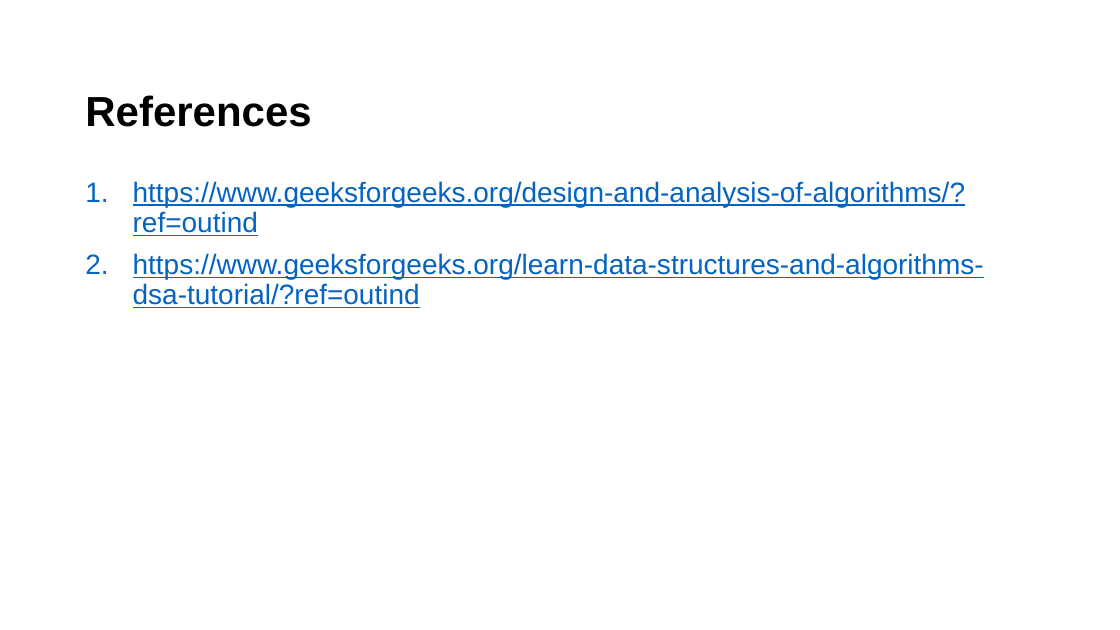
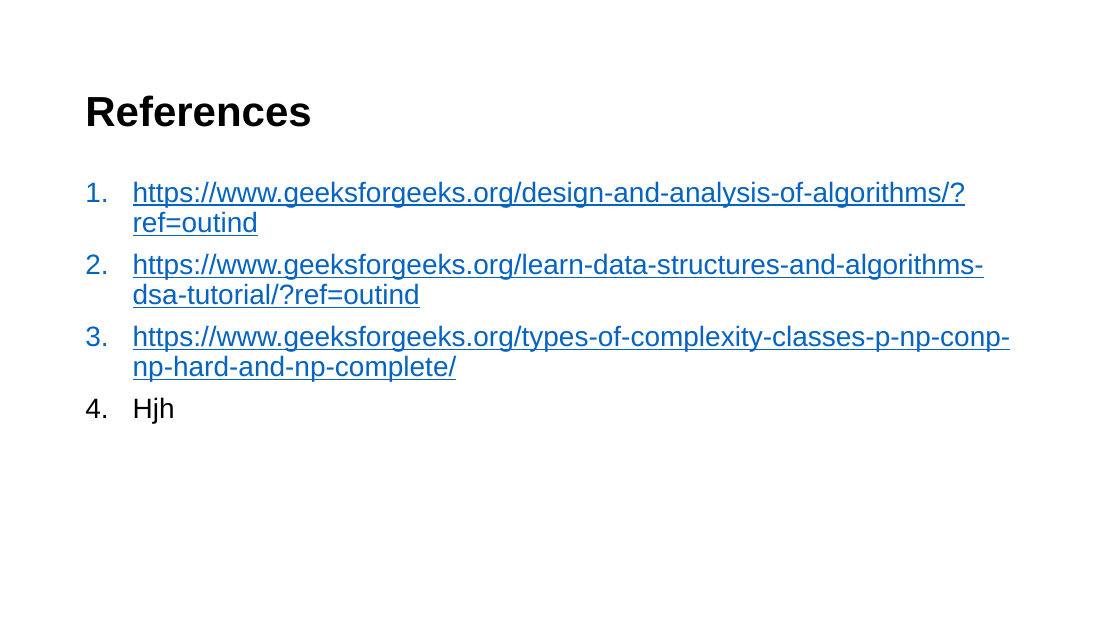
Before and after one commit to alaminbhuyan/DSA-In-Python, a slide deck: slide 18 of Design & Analysis Of Algorithm PDF/DAA.pptx (slide 16 before the commit). Drawn at 1120x630 pixels with LibreOffice and Linux fonts; fonts in the diff are those of the drawing. Boxes give left, top, right and bottom in pixels: in the first picture for what was removed or moved away, otherwise in the second. Text is boxed around its words. In the diff, an @@ line names an element or a change of style, - is before the commit and + after.

Commit message:
add some text on DAA.pptx

```diff
--- a/Design & Analysis Of Algorithm PDF/DAA.pptx
+++ b/Design & Analysis Of Algorithm PDF/DAA.pptx
@@ text at <box>133,325,1011,423</box>: paragraphs added @@
+3. https://www.geeksforgeeks.org/types-of-complexity-classes-p-np-conp-np-hard-and-np-complete/
+4. Hjh
```
Also in this commit, not shown: 2 other slides changed, 2 slides added.
